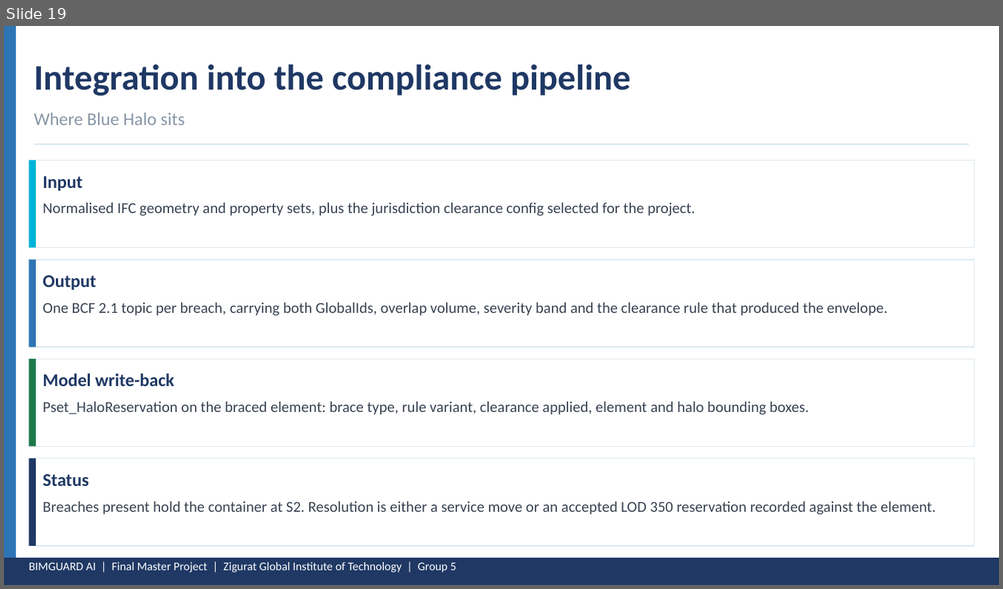
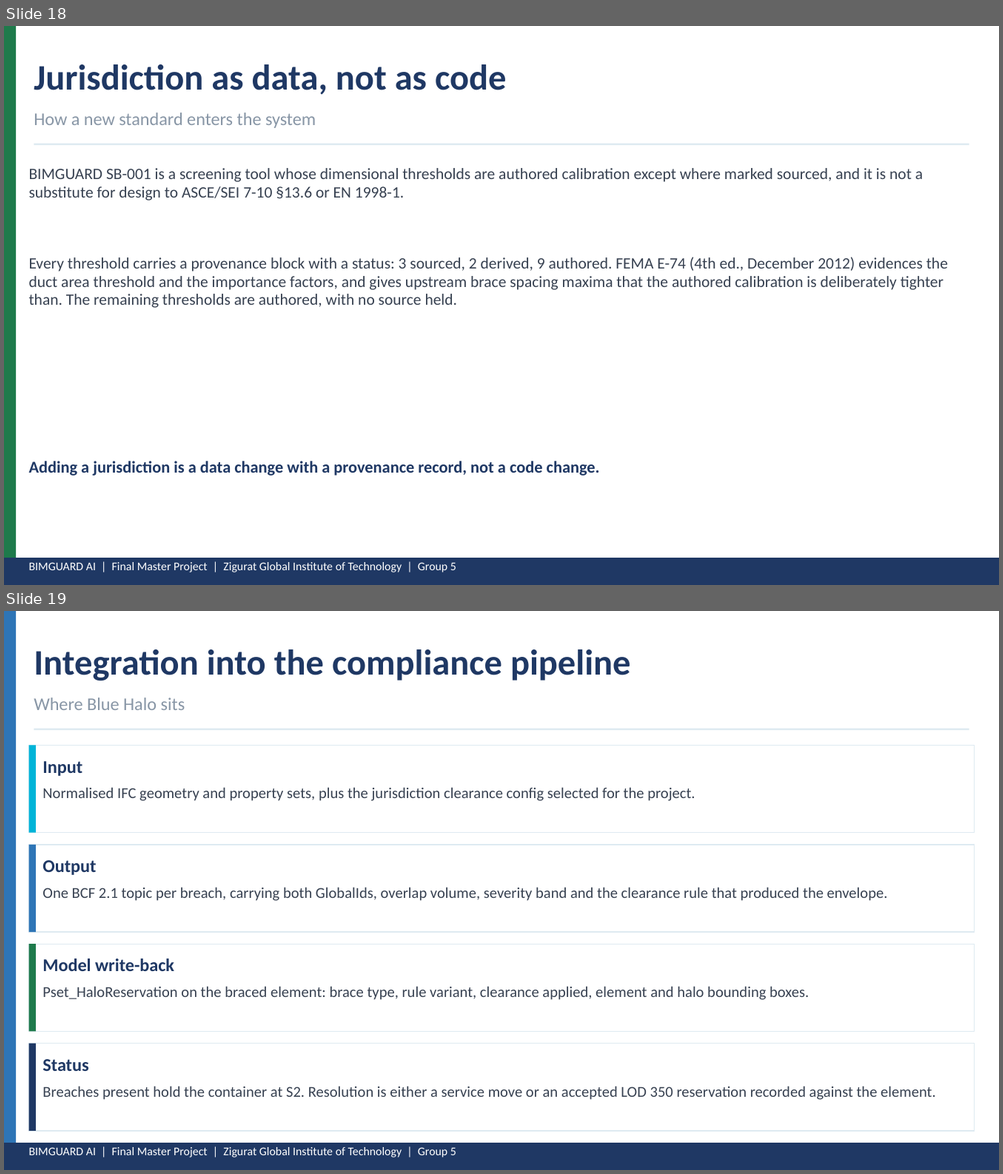
Before and after one commit to maicen/bim-guard, a slide deck: docs/Presentation-2026-May/BIMGUARD_FMP_B_Blue_Halo.pptx. Shown one above the other, each under a label of ours: slide 19 before the commit, slides 18 and 19 after it. The pictures are 1003x589 and 1003x1174 pixels, drawn with LibreOffice and Linux fonts; fonts in the diff are those of the drawing. Boxes give left, top, right and bottom in pixels: in the first picture for what was removed or moved away, otherwise in the second. Text is boxed around its words. In the diff, an @@ line names an element or a change of style, - is before the commit and + after.

```diff
--- a/docs/Presentation-2026-May/BIMGUARD_FMP_B_Blue_Halo.pptx
+++ b/docs/Presentation-2026-May/BIMGUARD_FMP_B_Blue_Halo.pptx
@@ slide 18 added at <box>4,26,999,585</box>, background #FFFFFF @@
@@ rectangle added at <box>4,26,16,585</box>, fill #1E7A4B @@
@@ text added at <box>34,64,506,95</box>, 26 pt, text #1F3864, bold @@
+Jurisdiction as data, not as code
@@ text added at <box>34,113,316,128</box>, 13 pt, text #8896A6 @@
+How a new standard enters the system
@@ rectangle added at <box>34,144,969,145</box>, fill #DEEAF1 @@
@@ text added at <box>29,168,922,201</box>, 11.5 pt, text #374151 @@
+BIMGUARD SB-001 is a screening tool whose dimensional thresholds are authored calibration except where marked sourced, and it is not a substitute for design to ASCE/SEI 7-10 §13.6 or EN 1998-1.
@@ text added at <box>29,257,948,308</box>, 11.5 pt, text #374151 @@
+Every threshold carries a provenance block with a status: 3 sourced, 2 derived, 9 authored. FEMA E-74 (4th ed., December 2012) evidences the duct area threshold and the importance factors, and gives upstream brace spacing maxima that the authored calibration is deliberately tighter than. The remaining thresholds are authored, with no source held.
@@ text added at <box>29,461,600,476</box>, 12 pt, text #1F3864, bold @@
+Adding a jurisdiction is a data change with a provenance record, not a code change.
@@ rectangle added at <box>4,558,999,585</box>, fill #1F3864 @@
@@ text added at <box>29,562,456,573</box>, 8.5 pt, text #FFFFFF @@
+BIMGUARD AI | Final Master Project | Zigurat Global Institute of Technology | Group 5
```
Also in this commit, not shown: 9 slides changed, 1 slide removed, 3 other files.
